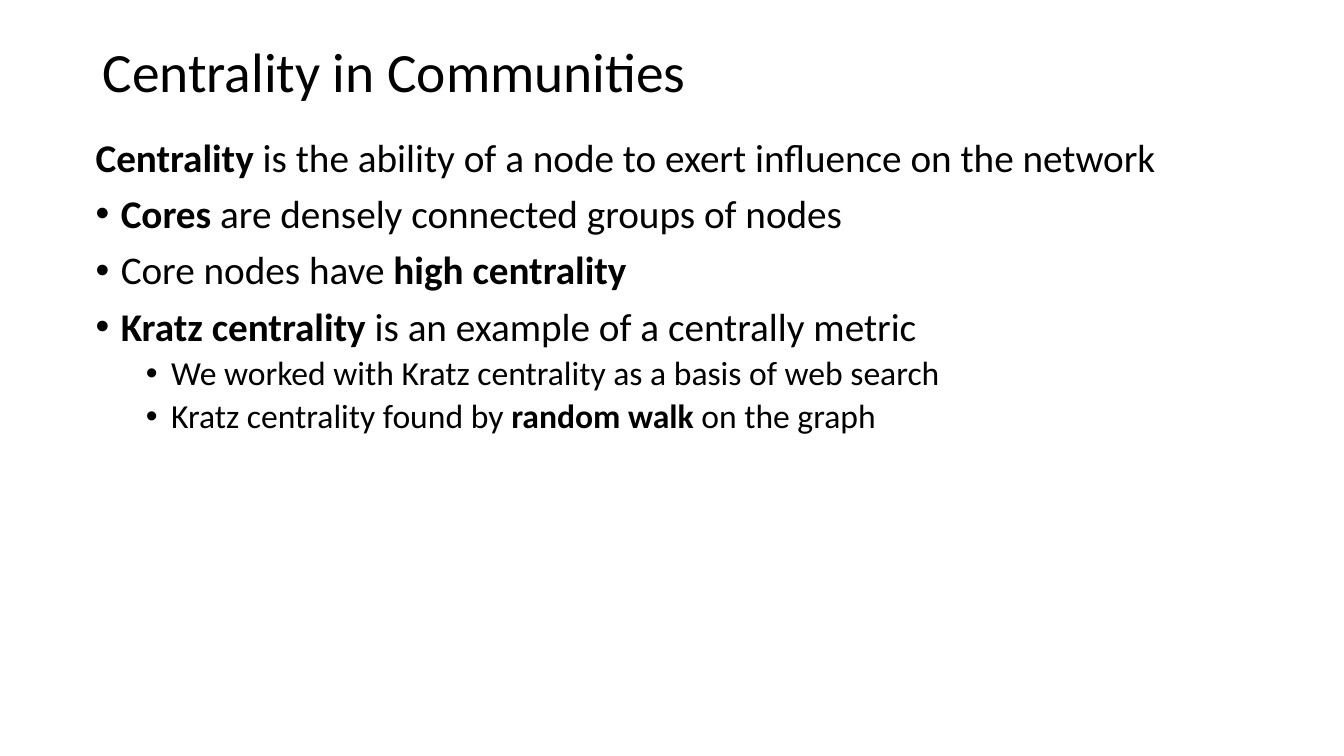
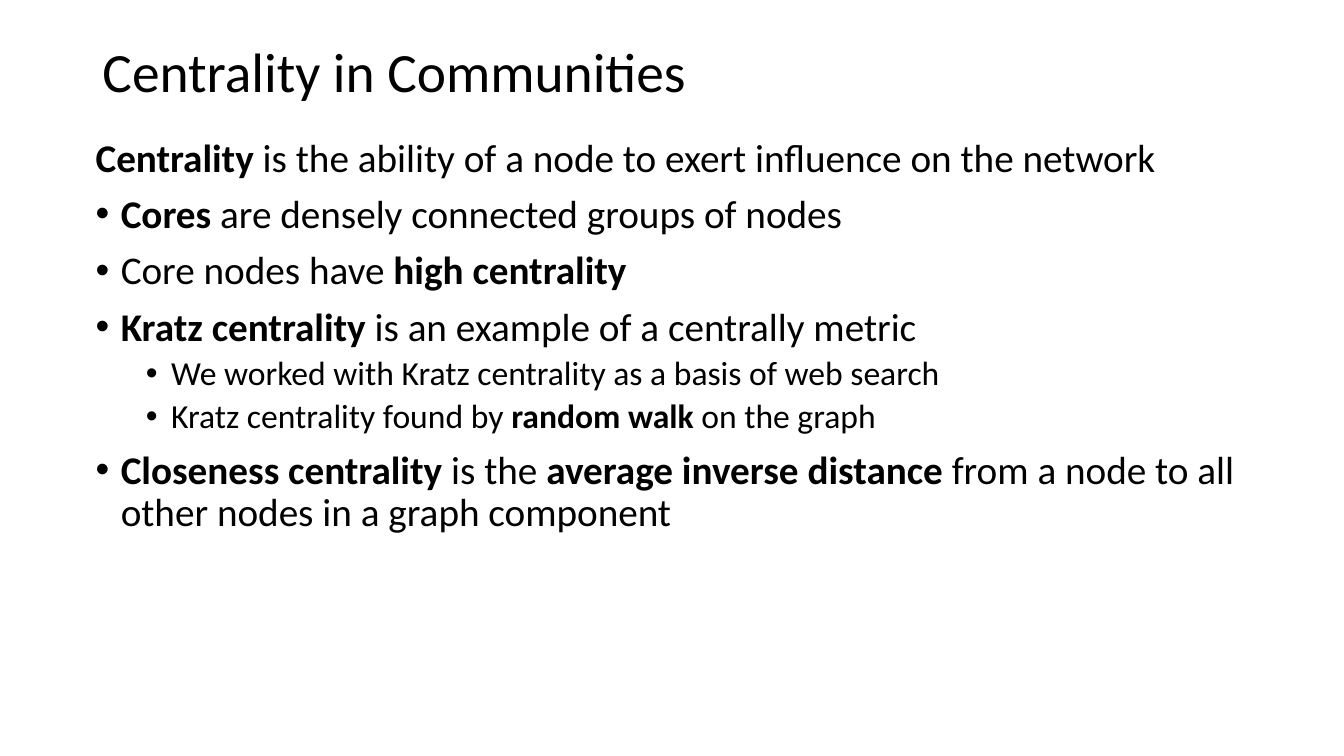
Before and after one commit to StephenElston/CSCI-E-108, a slide deck: slide 11 of slides/8_SocialNetworkAnalysis.pptx. Drawn at 1344x756 pixels with LibreOffice and Linux fonts; fonts in the diff are those of the drawing. Boxes give left, top, right and bottom in pixels: in the first picture for what was removed or moved away, otherwise in the second. Text is boxed around its words. In the diff, an @@ line names an element or a change of style, - is before the commit and + after.

Commit message:
Fixed typos from lecture

```diff
--- a/slides/8_SocialNetworkAnalysis.pptx
+++ b/slides/8_SocialNetworkAnalysis.pptx
@@ text at <box>121,456,1234,533</box>: paragraph added @@
+• Closeness centrality is the average inverse distance from a node to all other nodes in a graph component
```
Also in this commit, not shown: 4 other slides changed.
